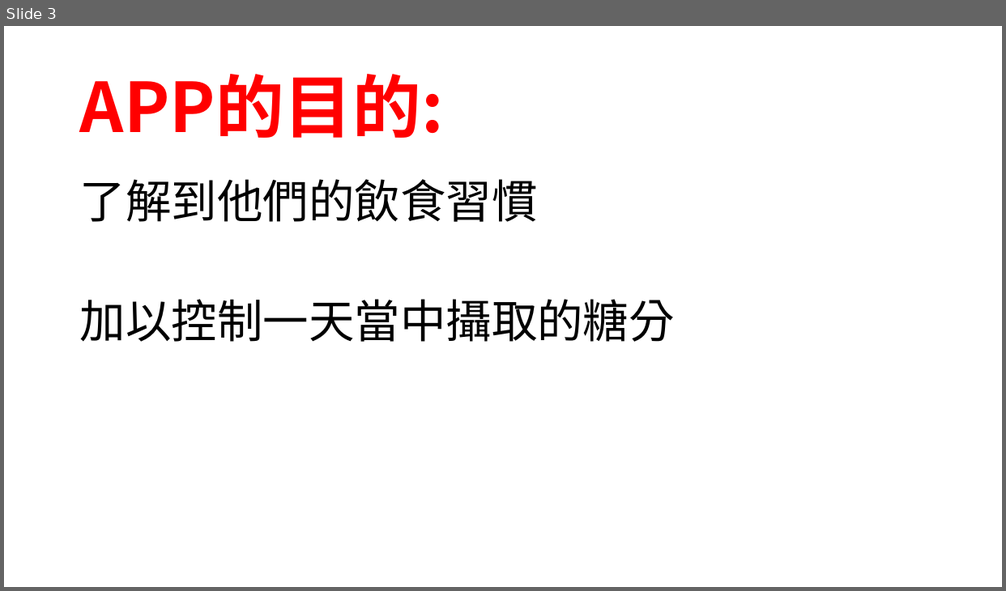
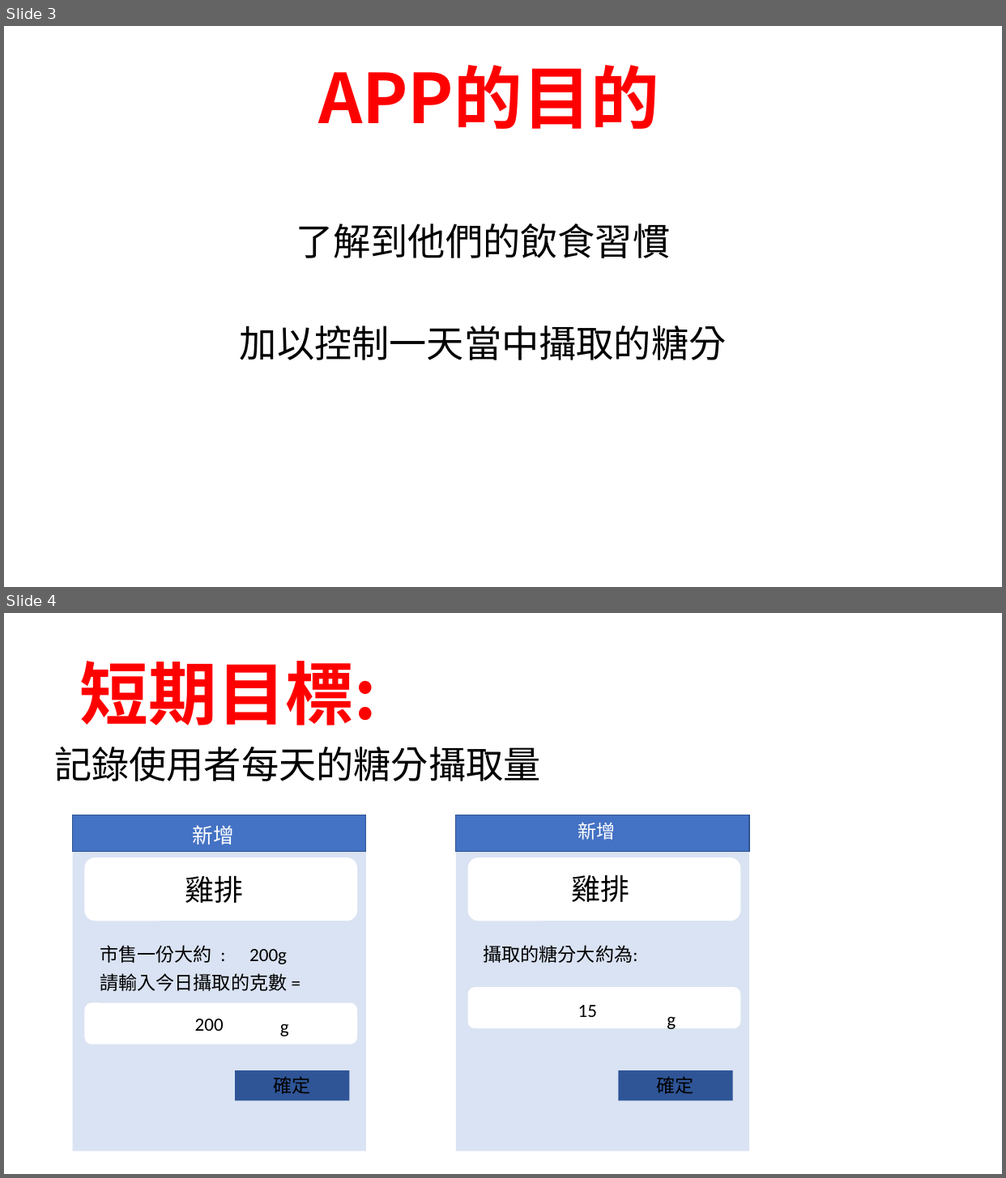
Before and after one commit to amy58328/DataBase, a slide deck: 資料庫專題/Health Keeper.pptx. Shown one above the other, each under a label of ours: slide 3 before the commit, slides 3 and 4 after it. The pictures are 1006x591 and 1006x1178 pixels, drawn with LibreOffice and Linux fonts; fonts in the diff are those of the drawing; background and template pictures are left out. Boxes give left, top, right and bottom in pixels: in the first picture for what was removed or moved away, otherwise in the second. Text is boxed around its words. In the diff, an @@ line names an element or a change of style, - is before the commit and + after.

```diff
--- a/資料庫專題/Health Keeper.pptx
+++ b/資料庫專題/Health Keeper.pptx
@@ slide 4 added at [4,613,1002,1174], background picture (left out) @@
@@ title added at [80,661,377,726], 66 pt, text #FF0000, bold @@
+短期目標:
@@ text added at [54,747,541,781], 36 pt, text #000000 @@
+記錄使用者每天的糖分攝取量
@@ rectangle added at [73,815,366,1152], fill #DAE3F3 @@
@@ rectangle added at [73,815,366,851], fill #4472C4, outline #325491 1 pt @@
@@ text added at [192,825,233,845], 20 pt, text #FFFFFF @@
+新增
@@ rectangle added at [456,815,750,1152], fill #DAE3F3 @@
@@ rectangle added at [456,815,750,851], fill #4472C4, outline #325491 1 pt @@
@@ text added at [578,822,616,840], 18 pt, text #FFFFFF @@
+新增
@@ rounded rectangle added at [85,858,357,922], fill #FFFFFF @@
@@ text added at [185,875,243,903], 28 pt, text #000000 @@
+雞排
@@ rounded rectangle added at [468,858,740,922], fill #FFFFFF @@
@@ text added at [572,875,630,902], 28 pt, text #000000 @@
+雞排
@@ text added at [100,945,287,965], 18 pt, text #000000 @@
+市售一份大約 : 200g
@@ text added at [483,945,637,963], 18 pt, text #000000 @@
+攝取的糖分大約為:
@@ text added at [100,973,287,991], 18 pt, text #000000 @@
+請輸入今日攝取的克數 =
@@ rounded rectangle added at [468,987,740,1029], fill #FFFFFF @@
@@ rounded rectangle added at [85,1003,357,1044], fill #FFFFFF @@
@@ text added at [195,1019,224,1031], 18 pt, text #000000 @@
+200
@@ text added at [280,1024,289,1037], 18 pt, text #000000 @@
+g
@@ text added at [578,1005,597,1017], 18 pt, text #000000 @@
+15
@@ text added at [667,1016,675,1029], 18 pt, text #000000 @@
+g
@@ rectangle added at [236,1071,350,1101], fill #2F5597, 18 pt, text #000000 @@
+確定
@@ rectangle added at [619,1071,733,1101], fill #2F5597, 18 pt, text #000000 @@
+確定
@@ slide 3 changed as well @@
@@ title at [318,65,659,129]: text changed @@
-APP的目的:
+APP的目的
@@ text "了解到他們的飲食習慣": place and size @@
-text "了解到他們的飲食習慣" at [80,179,675,342]
+text "了解到他們的飲食習慣" at [240,224,727,361]
@@ text "了解到他們的飲食習慣" at [240,224,727,361]: size 44 to 36 pt, font Calibri to Noto Sans CJK SC; alignment left to centre @@
```
Also in this commit, not shown: 4 other slides changed, 5 other slides added, 1 slide removed.
